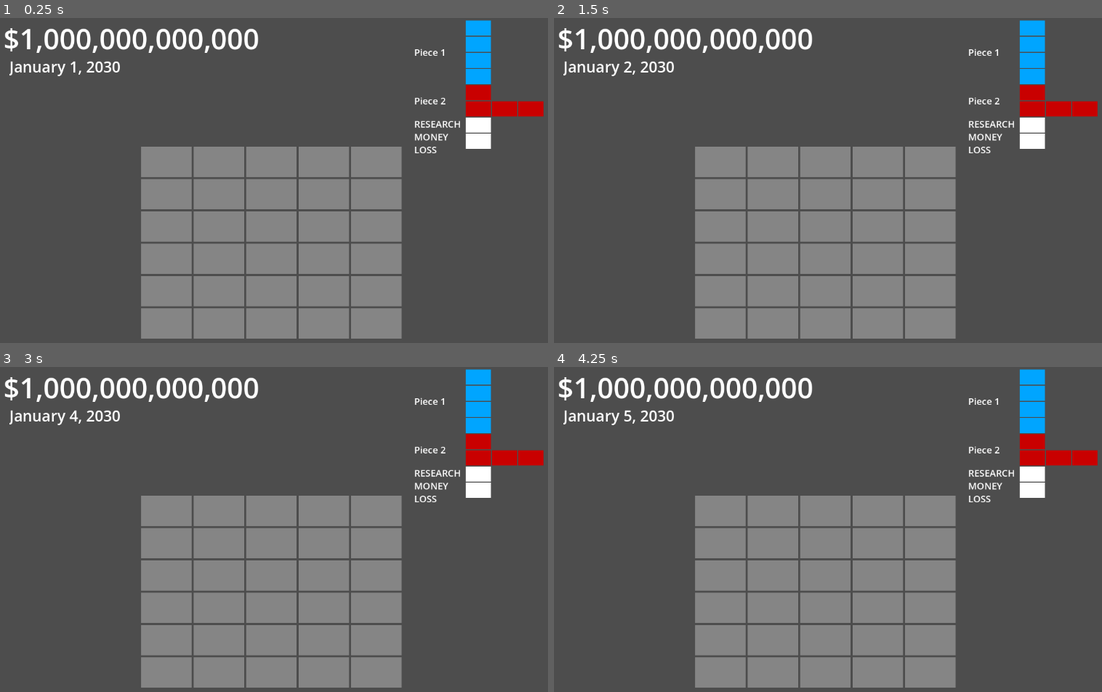
Above: before the commit, frames 1-4 (two rows, left to right).
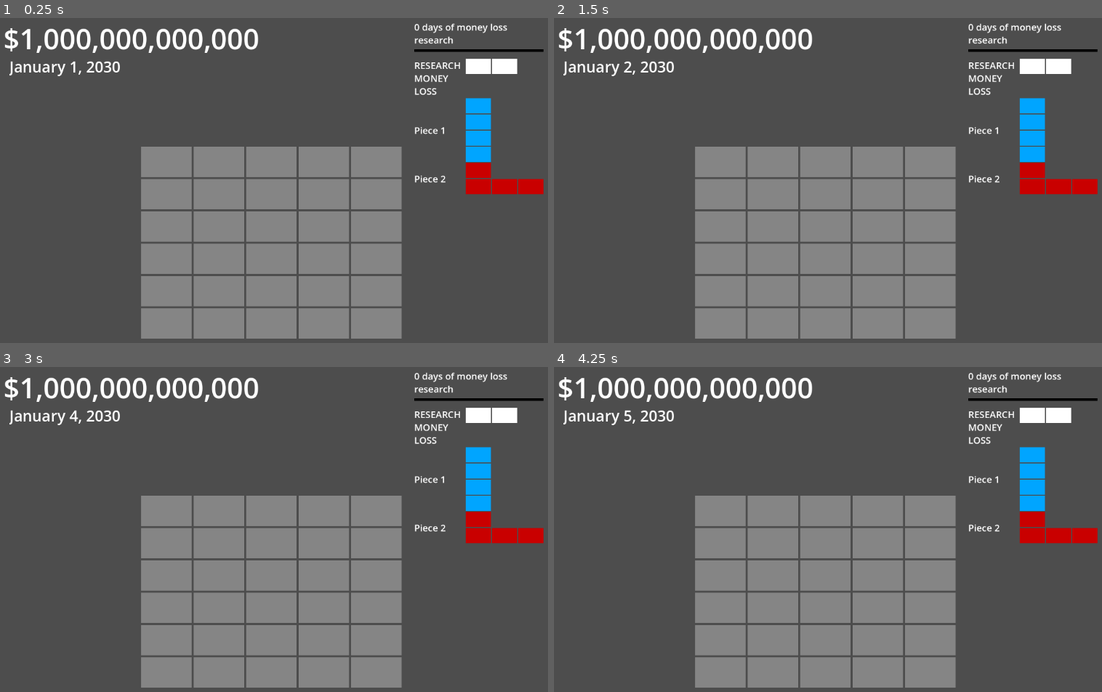
Above: after the commit, the same moments.

Repository: AlexanderHarrison/trillionaire
Game: Godot game, scene res://root.tscn
The game is run twice, just before and just after one commit, with the same random seed, the same clock (stepped at 60 frames per second) and the same inputs.
Inputs (mouse positions are in pixels of both pictures, inside the frame that each line leads up to):
- Up to frame 1 (0.25 s): no input
- Up to frame 2 (1.5 s): tap Enter at 0.5 s; move the mouse to (718, 161) at 0.52 s; click (718, 161) at 0.67 s; tap Space at 1.25 s; move the mouse to (773, 161) at 1.27 s; click (773, 161) at 1.42 s
- Up to frame 3 (3 s): move the mouse to (274, 510) at 2.02 s; click (274, 510) at 2.17 s; tap Enter at 2.75 s; move the mouse to (323, 510) at 2.77 s; click (323, 510) at 2.92 s
- Up to frame 4 (4.25 s): tap Space at 3.5 s; move the mouse to (932, 510) at 3.52 s; click (932, 510) at 3.67 s

The runs differ from the first frame. In frame 1, 4.7% of the frame differs, in the area x 75-100%, y 0-55%; in frame 2, 4.7%; in frame 3, 4.7%; in frame 4, 4.7%.
Error before the commit: Attempt to call function 'call_on_date_update' in base 'null instance' on a null instance. (res://schedule.gd:54)
Error after the commit: Attempt to call function 'call_on_date_update' in base 'null instance' on a null instance. (res://schedule.gd:55)

Commit message:
playable!

Diff:
--- a/cursor_piece.gd
+++ b/cursor_piece.gd
@@ -14,7 +14,8 @@
 
 func start_cursor(temp_p):
 	piece = piece_node.instantiate()
-	piece.update_arr(temp_p.arr, temp_p.width, temp_p.color, temp_p.money_loss)
+	piece.update_arr(temp_p.arr, temp_p.width, temp_p.color,
+		temp_p.money_loss, temp_p.required_level, temp_p.research_gain)
 	add_child(piece)
 	visible = true
 
--- a/piece.gd
+++ b/piece.gd
@@ -4,6 +4,8 @@
 @export var width: int;
 @export var color: Color;
 @export var money_loss: int;
+@export var required_level: int;
+@export var research_gain: int;
 
 var internal_arr = [];
 
@@ -13,13 +15,15 @@
 # Called when the node enters the scene tree for the first time.
 func _ready():
 	if width > 0:
-		update_arr(arr, width, color, money_loss)
+		update_arr(arr, width, color, money_loss, required_level, research_gain)
 
-func update_arr(new_arr, new_width, new_color, new_money_loss):
+func update_arr(new_arr, new_width, new_color, new_money_loss, new_required_level, new_research_gain):
 	arr = new_arr
 	width = new_width
 	color = new_color
 	money_loss = new_money_loss
+	required_level = new_required_level
+	research_gain = new_research_gain
 	internal_arr = []
 	for n in get_children():
 		remove_child(n)
--- a/piece_button.gd
+++ b/piece_button.gd
@@ -5,13 +5,22 @@
 @export var width: int;
 @export var color: Color;
 @export var money_loss: int;
+@export var research_level: int;
+@export var research_gain: int;
 
 var mouseover = false;
 var cursorpiece
 
 # Called when the node enters the scene tree for the first time.
 func _ready():
-	$BoxContainer/piece.update_arr(arr, width, color, money_loss)
+	$BoxContainer/piece.update_arr(
+		arr,
+		width,
+		color,
+		money_loss,
+		research_level,
+		research_gain
+	)
 	$CenterContainer/RichTextLabel.set_text(piece_name);
 	cursorpiece = get_tree().root.get_child(0).get_node("cursor_piece")
 
--- /dev/null
+++ b/piece_list.gd
@@ -0,0 +1,15 @@
+extends ScrollContainer
+
+@export var research_needed: Array[int]
+@export var objects: Array[Resource]
+
+func _ready():
+	check_research(0)
+
+func check_research(new_research):
+	for child in $VBoxContainer.get_children():
+		if child.name.begins_with("piece"):
+			if child.research_level > new_research:
+				child.visible = false
+			else:
+				child.visible = true
--- a/piece_list.tscn
+++ b/piece_list.tscn
@@ -1,15 +1,44 @@
-[gd_scene load_steps=2 format=3 uid="uid://dv7xqiy3lh8db"]
+[gd_scene load_steps=4 format=3 uid="uid://dv7xqiy3lh8db"]
 
+[ext_resource type="Script" path="res://piece_list.gd" id="1_24k6r"]
 [ext_resource type="PackedScene" uid="uid://dbe0nr46vkpjb" path="res://piece_button.tscn" id="1_k4c1u"]
+[ext_resource type="Script" path="res://research_label.gd" id="2_oa6ta"]
 
 [node name="piece_list" type="ScrollContainer"]
 offset_right = 664.0
 offset_bottom = 648.0
+script = ExtResource("1_24k6r")
 
 [node name="VBoxContainer" type="VBoxContainer" parent="."]
 layout_mode = 2
 
-[node name="Container" parent="VBoxContainer" instance=ExtResource("1_k4c1u")]
+[node name="research_label" type="RichTextLabel" parent="VBoxContainer"]
+custom_minimum_size = Vector2(0, 110)
+layout_mode = 2
+theme_override_font_sizes/normal_font_size = 37
+text = "adasdas"
+script = ExtResource("2_oa6ta")
+
+[node name="ColorRect" type="ColorRect" parent="VBoxContainer"]
+custom_minimum_size = Vector2(0, 10)
+layout_mode = 2
+color = Color(0, 0, 0, 1)
+
+[node name="ColorRect2" type="ColorRect" parent="VBoxContainer"]
+custom_minimum_size = Vector2(0, 20)
+layout_mode = 2
+color = Color(1, 1, 1, 0)
+
+[node name="piece_research" parent="VBoxContainer" instance=ExtResource("1_k4c1u")]
+layout_mode = 2
+piece_name = "RESEARCH MONEY LOSS"
+arr = Array[bool]([true, true])
+width = 2
+color = Color(1, 1, 1, 1)
+money_loss = 100
+research_gain = 1
+
+[node name="piece1" parent="VBoxContainer" instance=ExtResource("1_k4c1u")]
 layout_mode = 2
 piece_name = "Piece 1"
 arr = Array[bool]([true, true, true, true])
@@ -17,7 +46,7 @@
 color = Color(0, 0.647059, 1, 1)
 money_loss = 987
 
-[node name="Container2" parent="VBoxContainer" instance=ExtResource("1_k4c1u")]
+[node name="piece2" parent="VBoxContainer" instance=ExtResource("1_k4c1u")]
 layout_mode = 2
 piece_name = "Piece 2"
 arr = Array[bool]([true, false, false, true, true, true])
@@ -25,10 +54,11 @@
 color = Color(0.788235, 0, 0, 1)
 money_loss = 2144
 
-[node name="Container3" parent="VBoxContainer" instance=ExtResource("1_k4c1u")]
+[node name="piece3" parent="VBoxContainer" instance=ExtResource("1_k4c1u")]
 layout_mode = 2
-piece_name = "RESEARCH MONEY LOSS"
-arr = Array[bool]([true, true])
-width = 1
-color = Color(1, 1, 1, 1)
-money_loss = 100
+piece_name = "Piece 3"
+arr = Array[bool]([true, false, true, true, false, true])
+width = 3
+color = Color(0.592157, 0.00392157, 0.85098, 1)
+money_loss = 4123
+research_level = 5
--- /dev/null
+++ b/research_label.gd
@@ -0,0 +1,12 @@
+extends RichTextLabel
+
+var research: int = 0;
+
+# Called every frame. 'delta' is the elapsed time since the previous frame.
+func _process(_delta):
+	#text = "%d research days for new money loss techniques" % research_left
+	text = "%d days of money loss research" % research
+
+func add_research(res):
+	research += res
+	get_parent().get_parent().check_research(research)
--- a/schedule.gd
+++ b/schedule.gd
@@ -46,6 +46,7 @@
 
 var date
 var money
+var research
 
 func _ready():
 	var root = get_tree().root.get_child(0)
@@ -53,6 +54,7 @@
 	money = root.get_node("money")
 	date.call_on_date_update(self)
 	cursorpiece = root.get_node("cursor_piece")
+	research = root.get_node("piece_list/VBoxContainer/research_label")
 
 func update_date(newdate, _month, _year):
 	var x = newdate % 5
@@ -65,6 +67,9 @@
 	if calendar[y][x]:
 		var loss = data[y][x][0]
 		money.remove_money(loss)
+		var res = data[y][x][1]
+		if res > 0:
+			research.add_research(res)
 
 
 func add_child_hour(hour):
@@ -79,7 +84,7 @@
 			add_arrangement(idx, piece)
 		else:
 			pass
-		cursorpiece.clear_cursor()
+		#cursorpiece.clear_cursor()
 
 func box_click_r(idx):
 	var x = idx % width
@@ -92,7 +97,7 @@
 					calendar[cy][cx] = false
 					var node = hour_nodes[cy][cx]
 					node.clear()
-	cursorpiece.clear_cursor()
+	#cursorpiece.clear_cursor()
 
 func valid_arrangement(idx, arrangement):
 	var here_x: int = idx % 5
@@ -121,7 +126,7 @@
 			if arrangement[y][x]:
 				calendar[here_y+y][here_x+x] = true
 				pieces[here_y+y][here_x+x] = piece_idx
-				data[here_y+y][here_x+x] = [piece.money_loss]
+				data[here_y+y][here_x+x] = [piece.money_loss, piece.research_gain]
 				var node = hour_nodes[here_y+y][here_x+x]
 				node.set_full(color)
 	piece_idx += 1
